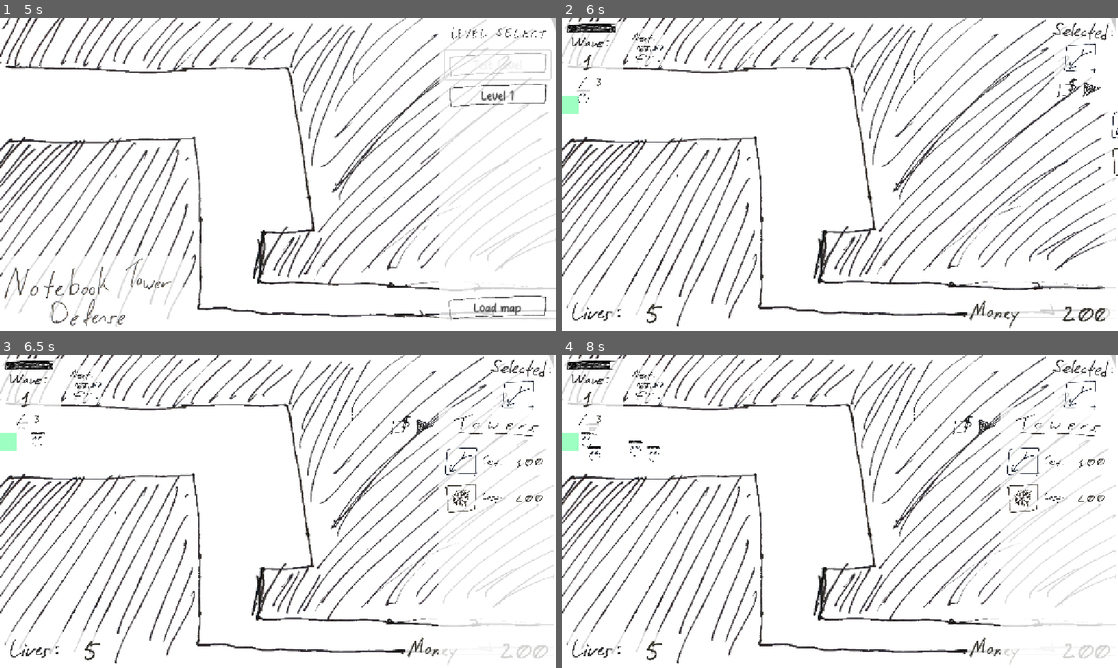
Above: before the commit, frames 1-4 (two rows, left to right).
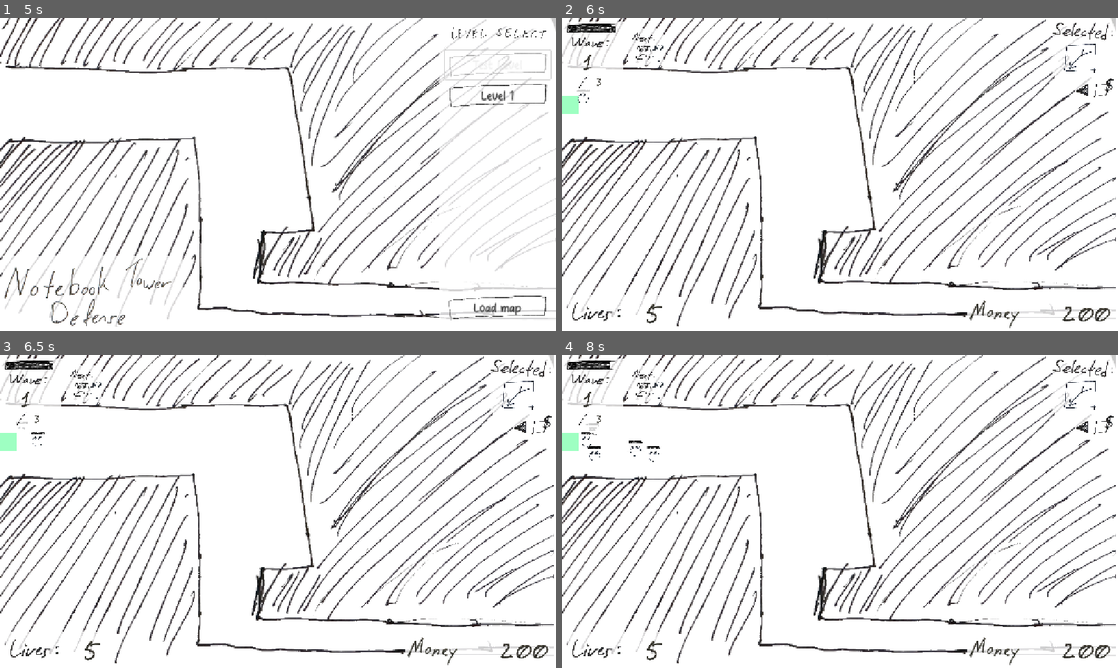
Above: after the commit, the same moments.

Repository: OzuYatamutsu/notebook-tower-defense
Game: Godot game, scene res://levels/MapSelect.tscn
Same seed, same stepped clock (60 frames per second), same inputs: the game is played once before the commit and once after it.
Inputs (mouse positions are in pixels of both pictures, inside the frame that each line leads up to):
- Up to frame 1 (5 s): click "Level 1" at 0.5 s; click "Test Level" at 1.25 s; click "Level 1" at 2 s; click "Test Level" at 2.75 s; click "Level 1" at 3.5 s; click "Test Level" at 4.25 s
- Up to frame 2 (6 s): click "Load map" at 5 s; click (1101, 89) at 5.75 s
- Up to frame 3 (6.5 s): no input
- Up to frame 4 (8 s): click (984, 426) at 6.52 s; click (1084, 426) at 7.25 s

Frame 1 is identical in both runs. In frame 2, 0.3% of the frame differs, in the area x 88-100%, y 5-97%; in frame 3, 2.5%, in the area x 70-100%, y 5-100%; in frame 4, 2.5%.

Commit message:
Fix UI bgrect issue

Diff:
--- a/components/SelectedTowerMeter.tscn
+++ b/components/SelectedTowerMeter.tscn
@@ -17,10 +17,10 @@
 
 [node name="BgRect" type="ColorRect" parent="."]
 layout_mode = 0
-offset_left = 39.0
-offset_top = 101.0
-offset_right = 579.0
-offset_bottom = 656.0
+offset_left = 29.0
+offset_top = 141.0
+offset_right = 538.0
+offset_bottom = 580.0
 color = Color(1, 1, 1, 0.784314)
 
 [node name="TextureRect" type="TextureRect" parent="."]
--- a/components/TowerBuyPanel.tscn
+++ b/components/TowerBuyPanel.tscn
@@ -254,6 +254,18 @@
 icon = ExtResource("3_kgcwn")
 flat = true
 
+[node name="ButtonBgRect" type="ColorRect" parent="."]
+layout_mode = 1
+anchors_preset = 15
+anchor_right = 1.0
+anchor_bottom = 1.0
+offset_left = -100.0
+offset_top = 12.0
+offset_bottom = 68.0
+grow_horizontal = 2
+grow_vertical = 2
+color = Color(1, 1, 1, 0.784314)
+
 [node name="TowersLabel" type="TextureRect" parent="."]
 z_index = 1
 layout_mode = 0
